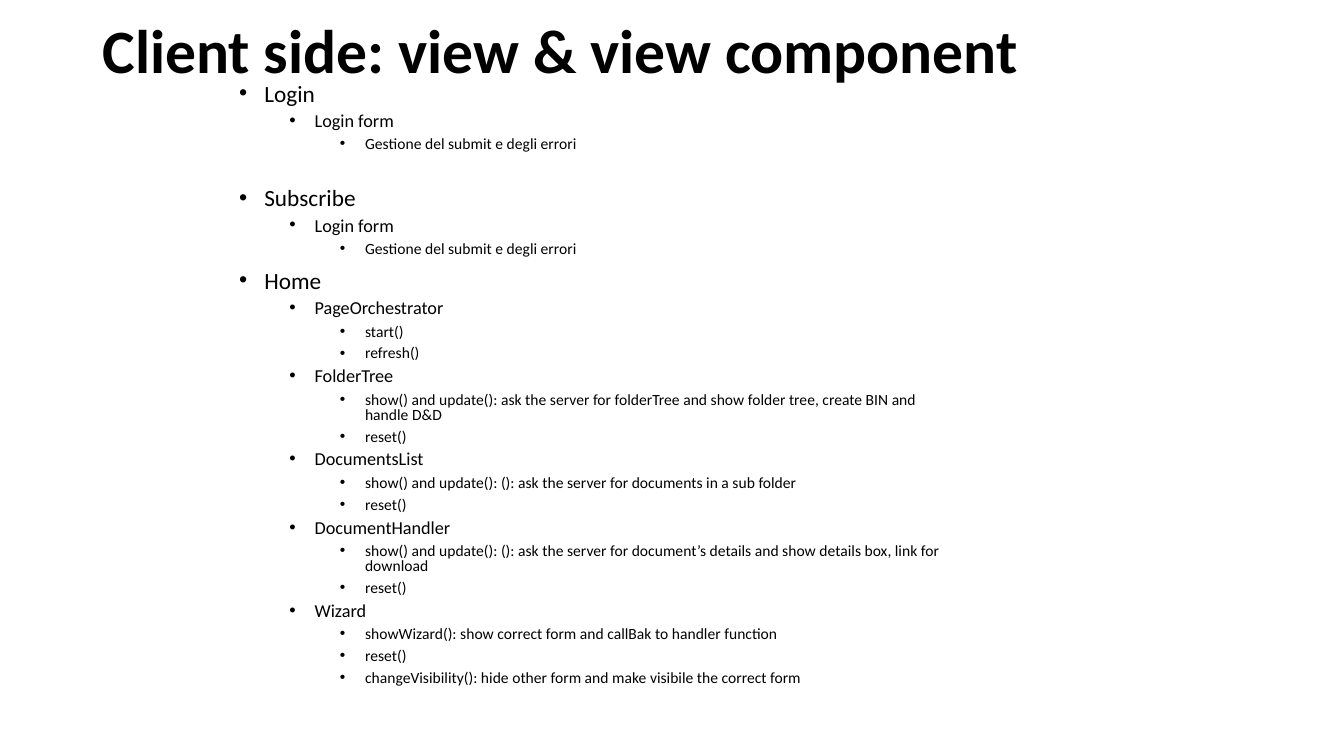
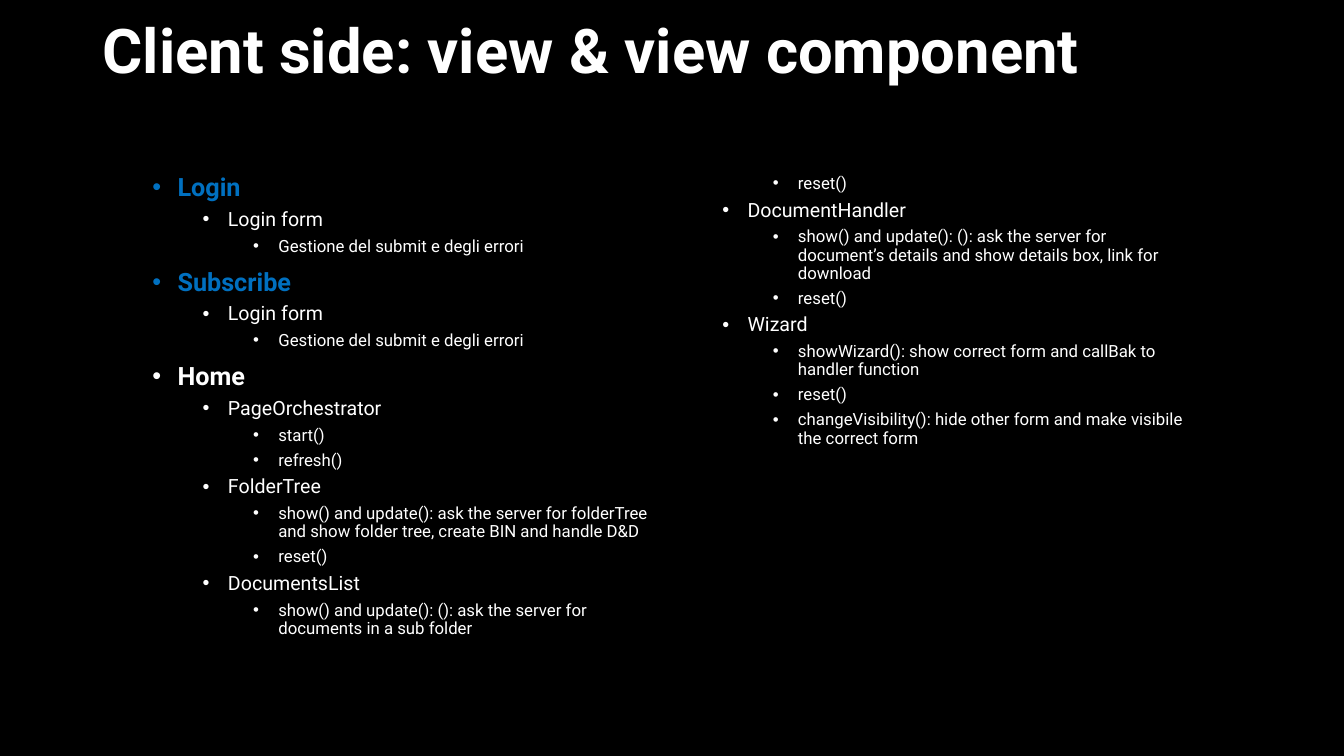
Before and after one commit to lorenzofranze/TIW2022-DocumentManager, a slide deck: slide 19 of deliveries/documentManager.pptx. Drawn at 1344x756 pixels with LibreOffice and Linux fonts; fonts in the diff are those of the drawing. Boxes give left, top, right and bottom in pixels: in the first picture for what was removed or moved away, otherwise in the second. Text is boxed around its words. In the diff, an @@ line names an element or a change of style, - is before the commit and + after.

```diff
--- a/deliveries/documentManager.pptx
+++ b/deliveries/documentManager.pptx
@@ background #FFFFFF to #000000 @@
@@ title "Client side: view & view ..." at box(102, 26, 1079, 86): font Calibri to Roboto, text colour #000000 to #FFFFFF @@
@@ text "Login": place and size @@
-text "Login" at box(264, 86, 939, 686)
+text "Login" at box(178, 176, 1182, 634)
@@ text "Login" at box(178, 176, 1182, 634): size 16.6 to 18 pt, bold on in "Login", "Subscribe", "Home"; font Calibri to Roboto, text colour #000000 to #FFFFFF; text colour #000000 to #0070C0 in "Login", "Subscribe"; size 12.9 to 14 pt in "Login form", "Login form", "PageOrchestrator", "FolderTree" and 3 more places; size 11.1 to 12 pt in "Gestione del submit e degli errori", "Gestione del submit e degli errori", "start()", "refresh()" and 9 more places; line spacing 0.8 to 0.9; columns 1 to 2 @@
```
Also in this commit, not shown: 17 other slides changed, 6 slides added, 7 slides removed.
